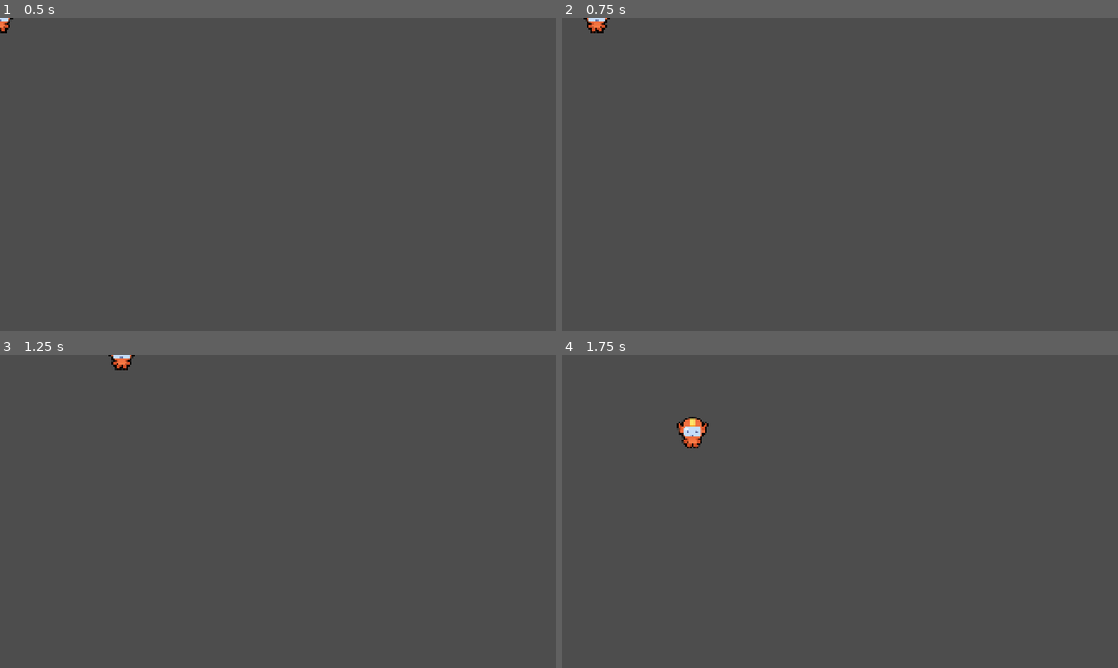
Above: before the commit, frames 1-4 (two rows, left to right).
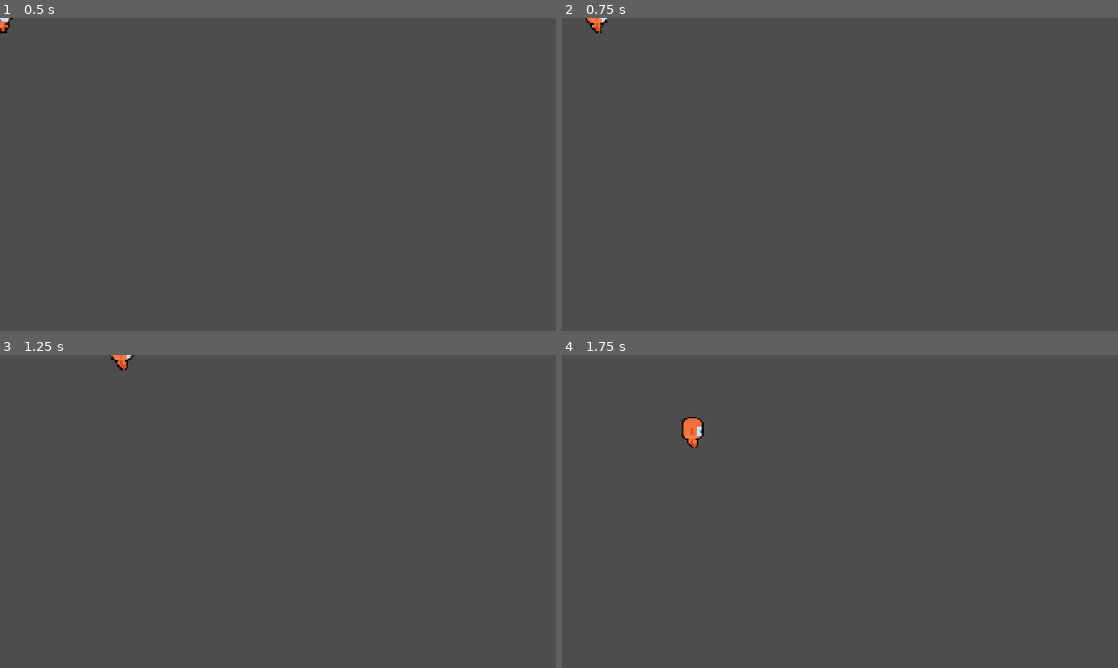
Above: after the commit, the same moments.

Repository: notfroogs/M9-Top-Down-Movement
Game: Godot game, scene res://lessons/runner.tscn
The game is run twice, just before and just after one commit, with the same random seed, the same clock (stepped at 60 frames per second) and the same inputs. The project has no main scene, so this scene is started directly.
Inputs (mouse positions are in pixels of both pictures, inside the frame that each line leads up to):
- Up to frame 1 (0.5 s): no input
- Up to frame 2 (0.75 s): tap Enter at 0.5 s; move the mouse to (962, 158) at 0.52 s; hold Right (move_right) from 0.53 s (still down); tap Z at 0.6 s; click (962, 158) at 0.67 s
- Up to frame 3 (1.25 s): keep holding Right (move_right); tap Space at 0.77 s
- Up to frame 4 (1.75 s): move the mouse to (728, 527) at 1.27 s; release Right (move_right) at 1.28 s; hold Down (move_down) from 1.28 s (still down); tap Z at 1.35 s; tap Space at 1.52 s

Frame 1 is identical in both runs. In frame 2, 0.1% of the frame differs, in the area x 3-9%, y 0-5%; in frame 3, 0.1%; in frame 4, 0.3%, in the area x 20-27%, y 19-30%.

Commit message:
L3 complete

Diff:
--- a/M09.top_down_movement_workbook/character_body_2d.gd
+++ b/M09.top_down_movement_workbook/character_body_2d.gd
@@ -1,4 +1,15 @@
 extends CharacterBody2D
+@onready var _skin: Sprite2D = %Skin
+const RUNNER_DOWN = preload("uid://c0i1ik45p7rhh")
+const RUNNER_DOWN_RIGHT = preload("uid://cst3aklarj68")
+const RUNNER_RIGHT = preload("uid://b4etxv4c5w1mq")
+const RUNNER_UP = preload("uid://dtrvq16cx035")
+const RUNNER_UP_RIGHT = preload("uid://c7x3s5c2r5l86")
+const UP_LEFT= Vector2.UP + Vector2.LEFT
+const UP_RIGHT = Vector2.UP + Vector2.RIGHT
+const DOWN_LEFT = Vector2.DOWN + Vector2.LEFT
+const DOWN_RIGHT = Vector2.DOWN + Vector2.RIGHT
+
 
 var max_speed= 600.0
 
@@ -6,3 +17,13 @@
 	var direction = Input.get_vector("move_left","move_right","move_up","move_down")
 	velocity= direction* max_speed
 	move_and_slide()
+	var direction_discrete := direction.sign()
+	match direction_discrete:
+		Vector2.RIGHT, Vector2.RIGHT:
+			_skin.texture = RUNNER_RIGHT
+		UP_RIGHT,UP_LEFT:
+			_skin.texture = RUNNER_RIGHT
+		DOWN_RIGHT,DOWN_LEFT:
+			_skin.texture = RUNNER_DOWN_RIGHT
+	if direction_discrete.length() > 0:
+		_skin.flip_h= direction.x <0.0
--- a/M09.top_down_movement_workbook/lessons/runner.tscn
+++ b/M09.top_down_movement_workbook/lessons/runner.tscn
@@ -11,6 +11,7 @@
 script = ExtResource("1_2v8fs")
 
 [node name="Skin" type="Sprite2D" parent="."]
+unique_name_in_owner = true
 texture = ExtResource("2_kv0vp")
 
 [node name="CollisionShape2D" type="CollisionShape2D" parent="."]
--- a/M09.top_down_movement_workbook/project.godot
+++ b/M09.top_down_movement_workbook/project.godot
@@ -11,7 +11,7 @@
 [application]
 
 config/name="M09. Top Down Movement (Workbook)"
-config/features=PackedStringArray("4.3")
+config/features=PackedStringArray("4.5")
 run/max_fps=60
 config/icon="res://icon_top_down_movement.png"
 
Not shown, added: M09.top_down_movement_workbook/character_body_2d.gd.uid
Not shown: 1 places in M09.top_down_movement_workbook/lessons/runner.tscn that only renumber resources
Not shown, added: M09.top_down_movement_workbook/practices/L2.P1.asteroid_field/moving_ship.gd.uid
Not shown, added: M09.top_down_movement_workbook/practices/L5.P1.smooth_game/smooth_ship.gd.uid
Not shown, added: M09.top_down_movement_workbook/practices/L8.P1.move_to_mouse/move_to_mouse.gd.uid
Not shown, added: .DS_Store
